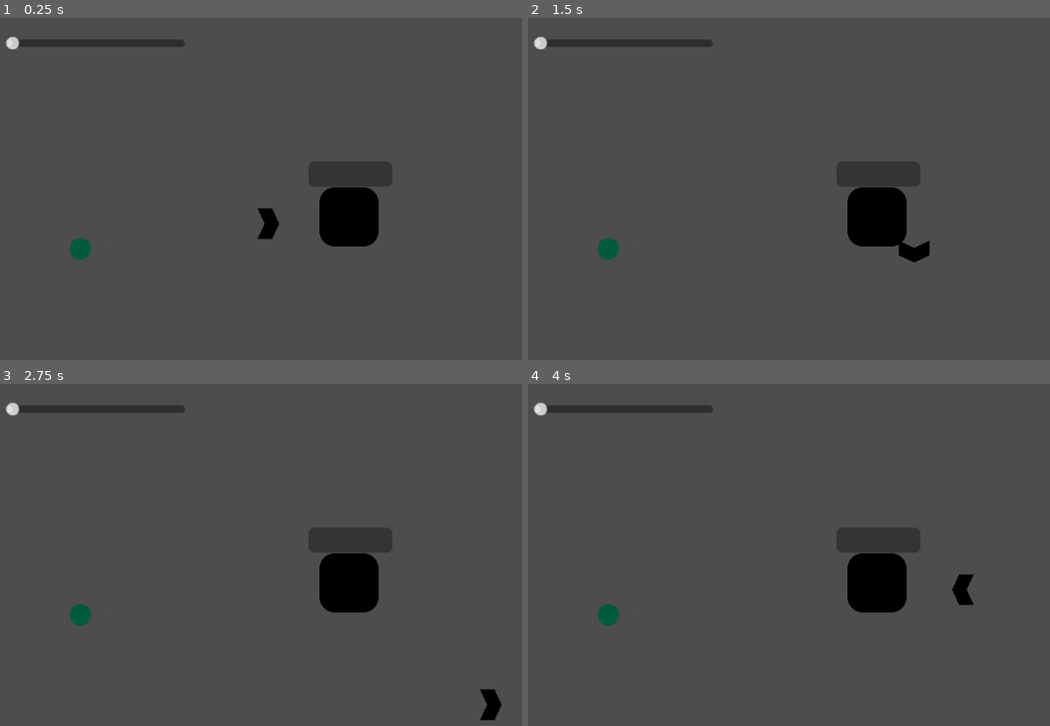
Above: before the commit, frames 1-4 (two rows, left to right).
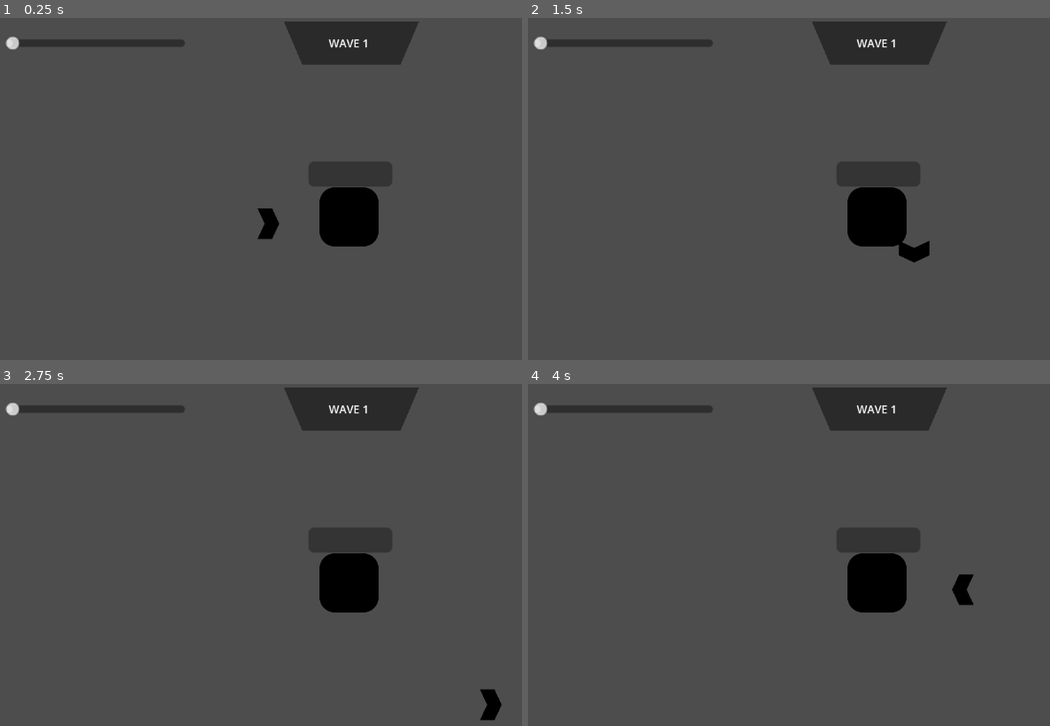
Above: after the commit, the same moments.

Repository: GamerKT4/j-ust-a-nyth-in-g
Game: Godot game, scene res://Scenes/main.tscn
The game is run twice, just before and just after one commit, with the same random seed, the same clock (stepped at 60 frames per second) and the same inputs.
Inputs:
- Up to frame 1 (0.25 s): no input
- Up to frame 2 (1.5 s): tap Enter at 0.5 s; hold D (move_right) 0.53-1.28 s; tap Space at 1.25 s; hold S (move_down) from 1.28 s (still down)
- Up to frame 3 (2.75 s): release S (move_down) at 2.03 s; hold D (move_right) from 2.03 s (still down)
- Up to frame 4 (4 s): release D (move_right) at 2.78 s; hold W (move_up) 2.78-3.53 s; hold A (move_left) from 3.53 s (still down)

The runs differ from the first frame. In frame 1, 3.0% of the frame differs, in the area x 13-81%, y 1-71%; in frame 2, 3.0%; in frame 3, 3.0%; in frame 4, 3.0%.

Commit message:
Working Wave system Finally and Wave UI
Control using variables.gd script

Diff:
--- a/Scenes/WaveUI.tscn
+++ b/Scenes/WaveUI.tscn
@@ -16,16 +16,19 @@
 [node name="Polygon2D" type="Polygon2D" parent="." unique_id=1197236494]
 position = Vector2(79, 6)
 color = Color(0, 0, 0, 0.45490196)
-polygon = PackedVector2Array(-100, 0, 100, -1, 100, 0, 75, 60, -75, 60)
+polygon = PackedVector2Array(-110, 0, 110, 0, 80, 70, -80, 70)
 
 [node name="VBoxContainer" type="VBoxContainer" parent="." unique_id=590067254]
 custom_minimum_size = Vector2(0, 8)
 layout_mode = 1
-anchors_preset = -1
-anchor_right = 1.0370001
-anchor_bottom = 1.3030001
-offset_right = -243.25002
-offset_bottom = -28.900002
+anchors_preset = 5
+anchor_left = 0.5
+anchor_right = 0.5
+offset_left = -35.5
+offset_right = 35.5
+offset_bottom = 82.0
+grow_horizontal = 2
+alignment = 1
 
 [node name="WaveLabel" type="Label" parent="VBoxContainer" unique_id=105084906]
 layout_mode = 2
@@ -38,3 +41,19 @@
 theme_override_font_sizes/font_size = 12
 text = "05s"
 horizontal_alignment = 1
+
+[node name="ReadyButton" type="Button" parent="." unique_id=1757390739]
+layout_mode = 1
+anchors_preset = 15
+anchor_right = 1.0
+anchor_bottom = 1.0
+offset_left = 1.0
+offset_top = 78.0
+offset_right = 5.0
+offset_bottom = 60.0
+grow_horizontal = 2
+grow_vertical = 2
+theme_override_font_sizes/font_size = 18
+text = "▶▶"
+
+[connection signal="pressed" from="ReadyButton" to="." method="_on_ready_button_pressed"]
--- a/Scenes/main.tscn
+++ b/Scenes/main.tscn
@@ -3,8 +3,8 @@
 [ext_resource type="Script" uid="uid://dwe5n5i32p0t6" path="res://Scripts/bug_spawner.gd" id="1_8gbba"]
 [ext_resource type="PackedScene" uid="uid://o1tgb47x11t5" path="res://Scenes/house.tscn" id="1_bo1nx"]
 [ext_resource type="Script" uid="uid://dhbngb5g34w82" path="res://Scripts/main.gd" id="1_jjvhh"]
-[ext_resource type="PackedScene" uid="uid://clmjh4dicufxh" path="res://Scenes/basic_bug.tscn" id="2_8gbba"]
 [ext_resource type="PackedScene" uid="uid://dovmo2pl6bfso" path="res://Scenes/main_character.tscn" id="5_kry3j"]
+[ext_resource type="PackedScene" uid="uid://dw77fvk3qd56m" path="res://Scenes/WaveUI.tscn" id="6_21xkr"]
 
 [sub_resource type="StyleBoxFlat" id="StyleBoxFlat_jjvhh"]
 bg_color = Color(0.101960786, 0.101960786, 0.101960786, 0.48235294)
@@ -40,11 +40,12 @@
 
 [node name="World" type="Node" parent="." unique_id=949143815]
 
-[node name="basic_bug" parent="World" unique_id=407547512 instance=ExtResource("2_8gbba")]
-position = Vector2(135, 376)
+[node name="Bug spawner" type="Node" parent="World" unique_id=269148129 node_paths=PackedStringArray("wave_ui")]
+script = ExtResource("1_8gbba")
+wave_ui = NodePath("WaveUI")
 
-[node name="Bug spawner" type="Node" parent="World" unique_id=269148129]
-script = ExtResource("1_8gbba")
+[node name="WaveUI" parent="World/Bug spawner" unique_id=228194430 instance=ExtResource("6_21xkr")]
+size_flags_vertical = 0
 
 [node name="house" parent="World" unique_id=806136155 instance=ExtResource("1_bo1nx")]
 unique_name_in_owner = true
--- a/Scripts/bug_spawner.gd
+++ b/Scripts/bug_spawner.gd
@@ -2,37 +2,103 @@
 
 var basic_bug = preload("res://Scenes/basic_bug.tscn")
 
+@export var wave_ui: Control
+
+# Wave State Trackers
 var spawn_timer: float = 0.0
+var wave_timer: float = 0.0
+var bugs_spawned_this_wave: int = 0
+var is_spawning_phase: bool = true
+
+func _ready() -> void:
+	if wave_ui:
+		wave_ui.ready_button_pressed.connect(_on_ready_button_pressed)
+		wave_ui.update_wave_text(Variables.current_wave)
+		wave_ui.hide_timer()
+		if wave_ui.has_method("hide_ready_button"):
+			wave_ui.hide_ready_button()
 
 func _physics_process(delta: float) -> void:
-	# 1. Timer using Variables.spawn_delay
-	spawn_timer += delta
-	if spawn_timer >= Variables.spawn_delay:
-		spawn_timer = 0.0
-		spawn_bug_offscreen()
+	if is_spawning_phase:
+		run_spawning_phase(delta)
+	else:
+		run_intermission_phase(delta)
 
+# --- SPAWNING PHASE ---
+func run_spawning_phase(delta: float) -> void:
+	if bugs_spawned_this_wave < Variables.bugs_per_wave:
+		spawn_timer += delta
+		if spawn_timer >= Variables.spawn_delay:
+			spawn_timer = 0.0
+			spawn_bug_offscreen()
+			bugs_spawned_this_wave += 1
+	else:
+		check_wave_cleared()
+
+func check_wave_cleared() -> void:
+	if get_active_bug_count() <= 0:
+		is_spawning_phase = false
+		wave_timer = 0.0
+		if wave_ui:
+			wave_ui.show_timer()
+			if wave_ui.has_method("show_ready_button"):
+				wave_ui.show_ready_button()
+
+func get_active_bug_count() -> int:
+	var count: int = 0
+	for child in get_children():
+		if child is CharacterBody2D:
+			count += 1
+	return count
+
+# --- INTERMISSION PHASE ---
+func run_intermission_phase(delta: float) -> void:
+	wave_timer += delta
+	var time_left = max(0.0, Variables.wave_break_time - wave_timer)
+
+	if wave_ui:
+		wave_ui.update_timer_text(time_left)
+
+	if wave_timer >= Variables.wave_break_time:
+		start_next_wave()
+
+func start_next_wave() -> void:
+	Variables.current_wave += 1
+	Variables.bugs_per_wave += 3
+	bugs_spawned_this_wave = 0
+	wave_timer = 0.0
+	is_spawning_phase = true
+
+	if wave_ui:
+		wave_ui.update_wave_text(Variables.current_wave)
+		wave_ui.hide_timer()
+		if wave_ui.has_method("hide_ready_button"):
+			wave_ui.hide_ready_button()
+
+func _on_ready_button_pressed() -> void:
+	if not is_spawning_phase:
+		start_next_wave()
+
+# --- SPAWN MATH ---
 func spawn_bug_offscreen() -> void:
 	var screen_size = get_viewport().size
 	var spawn_pos = Vector2.ZERO
-
-	# Pick a side: 1 = Top, 2 = Bottom, 3 = Left, 4 = Right
 	var side = randi_range(1, 4)
 	var margin = Variables.spawn_margin
 
-	if side == 1: # TOP (Above screen)
+	if side == 1:   # TOP
 		spawn_pos.x = randf_range(0, screen_size.x)
 		spawn_pos.y = -margin
-	elif side == 2: # BOTTOM (Below screen)
+	elif side == 2: # BOTTOM
 		spawn_pos.x = randf_range(0, screen_size.x)
 		spawn_pos.y = screen_size.y + margin
-	elif side == 3: # LEFT (Left of screen)
+	elif side == 3: # LEFT
 		spawn_pos.x = -margin
 		spawn_pos.y = randf_range(0, screen_size.y)
-	elif side == 4: # RIGHT (Right of screen)
+	elif side == 4: # RIGHT
 		spawn_pos.x = screen_size.x + margin
 		spawn_pos.y = randf_range(0, screen_size.y)
 
-	# Spawn the bug at the off-screen position
 	var bug = basic_bug.instantiate()
 	add_child(bug)
 	bug.global_position = spawn_pos
--- a/Scripts/variables.gd
+++ b/Scripts/variables.gd
@@ -1,7 +1,7 @@
 extends Node
 
 # Player & House
-var player_speed: float = 250
+var player_speed: float = 250.0
 var house_health: float = 500.0
 
 # Bug Settings
@@ -9,6 +9,11 @@
 var bug_damage: float = 10.0
 var bug_health: float = 20.0
 
-#Bug Spawning
+# Bug Spawning
 var spawn_delay: float = 1.0
 var spawn_margin: float = 60.0
+
+# Wave System
+var current_wave: int = 1
+var bugs_per_wave: int = 5
+var wave_break_time: float = 5.0
--- a/Scripts/wave_ui.gd
+++ b/Scripts/wave_ui.gd
@@ -1,58 +1,47 @@
 extends Control
 
+signal ready_button_pressed
+
 # UI Nodes
-@onready var polygon: Polygon2D = $Polygon2D
-@onready var vbox: VBoxContainer = $VBoxContainer
 @onready var wave_label: Label = $VBoxContainer/WaveLabel
 @onready var time_label: Label = $VBoxContainer/TimeLabel
-
-# Trapezium banner dimensions (in pixels)
-@export var top_width: float = 200.0
-@export var bottom_width: float = 140.0
-@export var banner_height: float = 60.0
+@onready var ready_button: Button = $ReadyButton
 
 func _ready() -> void:
-	# 1. Listen for whenever the game window changes size
-	get_viewport().size_changed.connect(update_layout)
+	if ready_button and not ready_button.pressed.is_connected(_on_ready_button_pressed):
+		ready_button.pressed.connect(_on_ready_button_pressed)
 
-	# 2. Run the math immediately when the game starts
-	update_layout()
+	hide_timer()
+	hide_ready_button()
 	update_wave_text(Variables.current_wave)
 
-# --- THE MATH & RESIZING ENGINE ---
-func update_layout() -> void:
-	# Find the exact horizontal center of the screen
-	var screen_width = get_viewport().size.x
-	var center_x = screen_width / 2.0
-
-	# Calculate half-widths to push points left and right from center
-	var half_top = top_width / 2.0
-	var half_bottom = bottom_width / 2.0
-
-	# Calculate the 4 corners of the trapezium (X, Y)
-	var top_left     = Vector2(center_x - half_top, 0)
-	var top_right    = Vector2(center_x + half_top, 0)
-	var bottom_right = Vector2(center_x + half_bottom, banner_height)
-	var bottom_left  = Vector2(center_x - half_bottom, banner_height)
-
-	# Apply the new calculated points to redraw the shape
-	if polygon:
-		polygon.polygon = PackedVector2Array([top_left, top_right, bottom_right, bottom_left])
-
-	# Center the text box inside the new shape coordinates
-	if vbox:
-		vbox.size = Vector2(bottom_width, banner_height)
-		vbox.position = Vector2(center_x - half_bottom, 5.0)
-
 # --- TEXT UPDATES ---
-func update_wave_text(wave_number: int) -> void:
+func update_wave_text(wave: int) -> void:
 	if wave_label:
-		wave_label.text = "WAVE: " + str(wave_number)
+		wave_label.text = "WAVE " + str(wave)
 
 func update_timer_text(time_left: float) -> void:
 	if time_label:
-		time_label.text = str(int(ceil(time_left))) + "s"
+		time_label.text = "Next wave in: " + str(int(ceil(time_left))) + "s"
 
-func show_timer(is_visible: bool) -> void:
+# --- VISIBILITY ---
+func show_timer() -> void:
 	if time_label:
-		time_label.visible = is_visible
+		time_label.visible = true
+
+func hide_timer() -> void:
+	if time_label:
+		time_label.visible = false
+
+func show_ready_button() -> void:
+	if ready_button:
+		ready_button.visible = true
+
+func hide_ready_button() -> void:
+	if ready_button:
+		ready_button.visible = false
+
+# --- BUTTON SIGNAL HANDLER ---
+func _on_ready_button_pressed() -> void:
+	hide_ready_button()
+	ready_button_pressed.emit()
--- a/project.godot
+++ b/project.godot
@@ -13,6 +13,7 @@
 config/name="jUstANythInG"
 run/main_scene="uid://p6n3m8est6up"
 config/features=PackedStringArray("4.6", "GL Compatibility")
+boot_splash/image="uid://kajve4xi24w2"
 
 [autoload]
 
